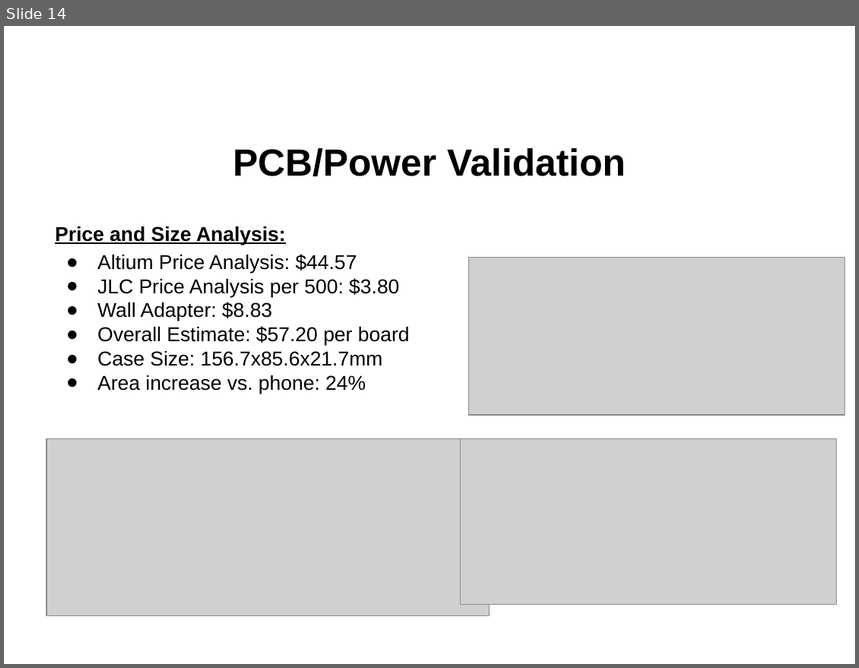
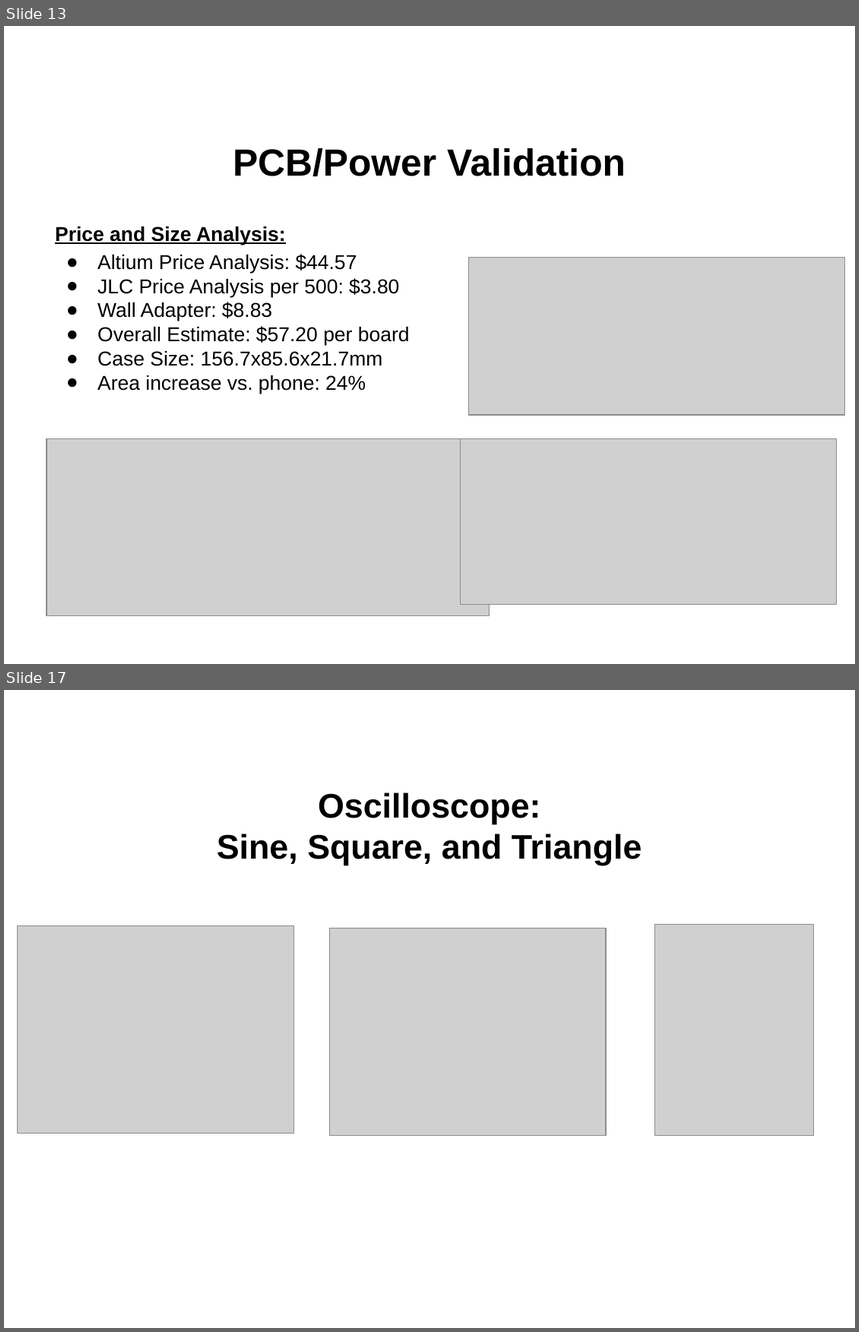
Before and after one commit to l-diazsantini/ECEN215LabKit, a slide deck: Documents/ECEN 404/Virtual Project Showcase.pptx. Shown one above the other, each under a label of ours: slide 14 before the commit, slides 13 and 17 after it; the slides between them are not shown. The pictures are 859x668 and 859x1332 pixels, drawn with LibreOffice and Linux fonts; fonts in the diff are those of the drawing; grey boxes stand for pictures; background and template pictures are left out. Boxes give left, top, right and bottom in pixels: in the first picture for what was removed or moved away, otherwise in the second. Text is boxed around its words. In the diff, an @@ line names an element or a change of style, - is before the commit and + after.

```diff
--- a/Documents/ECEN 404/Virtual Project Showcase.pptx
+++ b/Documents/ECEN 404/Virtual Project Showcase.pptx
@@ slide 17 added at (x1=4, y1=690, x2=855, y2=1328), background picture (left out) @@
@@ title added at (x1=217, y1=793, x2=642, y2=866), 28.8 pt, text #000000, bold @@
+Oscilloscope:
+Sine, Square, and Triangle
@@ picture added at (x1=18, y1=926, x2=294, y2=1135) @@
@@ picture added at (x1=329, y1=929, x2=606, y2=1136) @@
@@ picture added at (x1=655, y1=924, x2=813, y2=1135) @@
@@ what was slide 14 is now slide 13 @@
```
Also in this commit, not shown: 2 slides changed, 10 other slides added, 10 slides removed.
